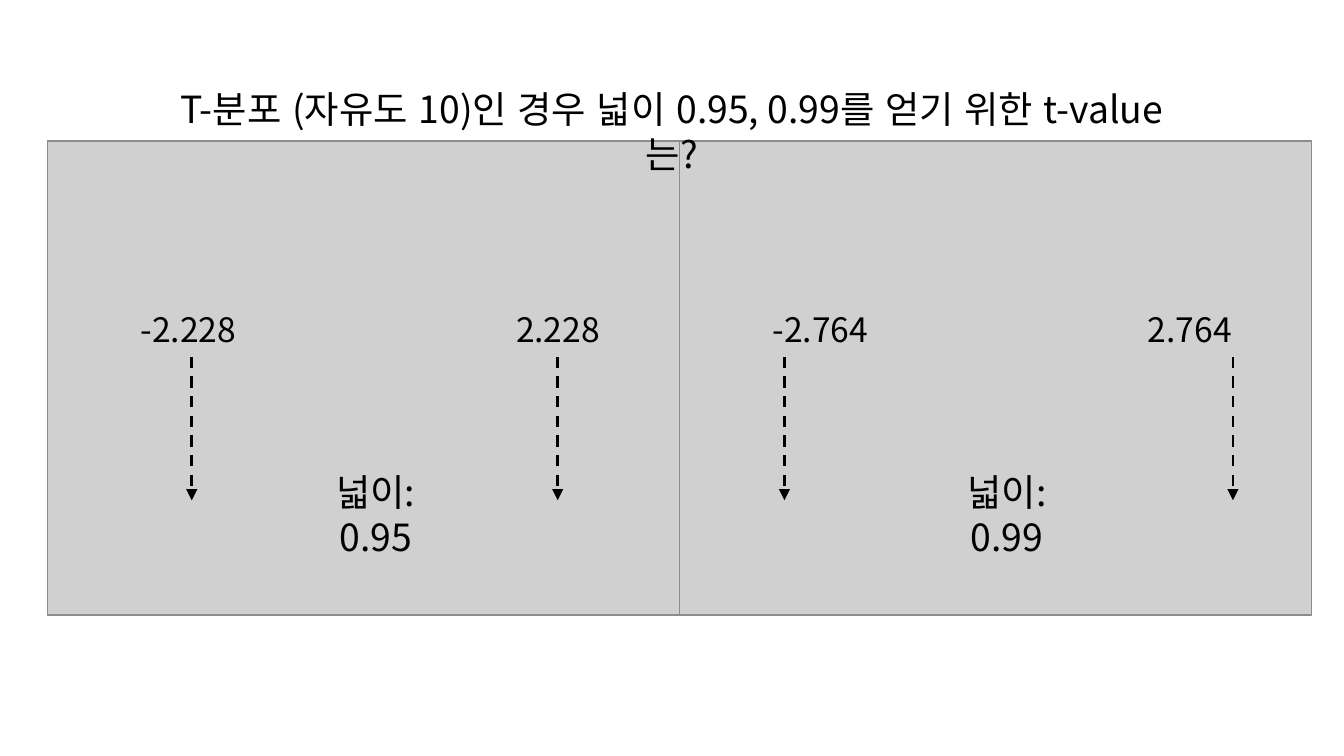
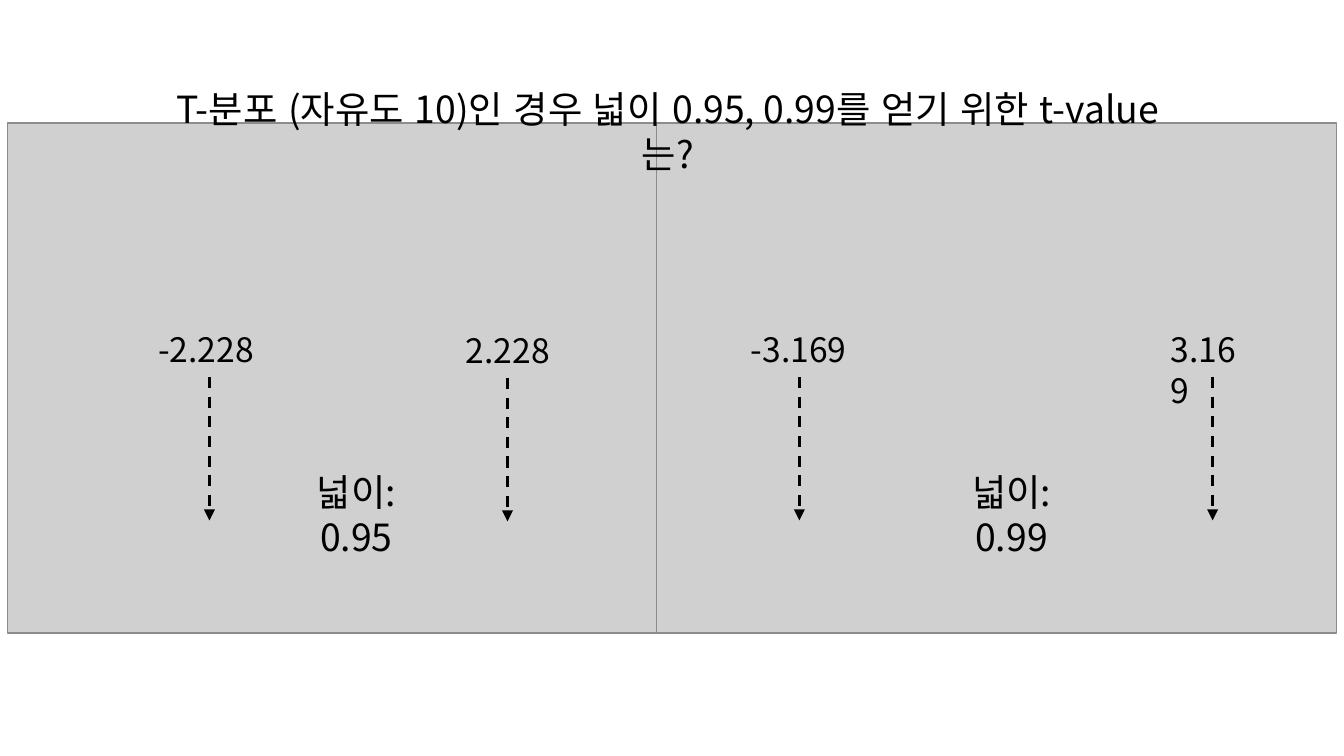
Before and after one commit to answeredbyablemind/answeredbyablemind.github.io, a slide deck: slide 5 of pics/2021-01-05-confidence_interval/pics.pptx. Drawn at 1344x756 pixels with LibreOffice and Linux fonts; fonts in the diff are those of the drawing; grey boxes stand for pictures. Boxes give left, top, right and bottom in pixels: in the first picture for what was removed or moved away, otherwise in the second. Text is boxed around its words. In the diff, an @@ line names an element or a change of style, - is before the commit and + after.

```diff
--- a/pics/2021-01-05-confidence_interval/pics.pptx
+++ b/pics/2021-01-05-confidence_interval/pics.pptx
@@ text "T-분포 (자유도 10)인 경우 넓이 ...": place and size @@
-text "T-분포 (자유도 10)인 경우 넓이 ..." at bbox=[181, 92, 1163, 130]
+text "T-분포 (자유도 10)인 경우 넓이 ..." at bbox=[177, 92, 1159, 133]
@@ picture: place and size @@
-picture at bbox=[47, 141, 679, 616]
+picture at bbox=[7, 122, 687, 633]
@@ picture: place and size @@
-picture at bbox=[680, 141, 1312, 616]
+picture at bbox=[656, 122, 1336, 633]
@@ text "-2.228": place and size @@
-text "-2.228" at bbox=[141, 317, 236, 343]
+text "-2.228" at bbox=[158, 337, 253, 363]
@@ text "2.228": place and size @@
-text "2.228" at bbox=[516, 317, 600, 343]
+text "2.228" at bbox=[466, 338, 550, 364]
@@ text removed at bbox=[1148, 317, 1232, 343] @@
-2.764
@@ text at bbox=[751, 337, 846, 363]: text changed @@
--2.764
+-3.169
@@ text added at bbox=[1171, 337, 1236, 363], 18 pt, text #000000 @@
+3.169
@@ arrow moved from (192, 358) - (192, 500) to (210, 378) - (210, 520) @@
@@ arrow moved from (558, 358) - (558, 500) to (508, 378) - (508, 521) @@
@@ arrow moved from (785, 358) - (785, 500) to (800, 378) - (800, 520) @@
@@ arrow moved from (1232, 358) - (1232, 500) to (1212, 378) - (1212, 520) @@
@@ text "넓이: 0.95": place and size @@
-text "넓이: 0.95" at bbox=[336, 475, 415, 552]
+text "넓이: 0.95" at bbox=[317, 475, 396, 552]
@@ text "넓이: 0.99": place and size @@
-text "넓이: 0.99" at bbox=[967, 475, 1046, 552]
+text "넓이: 0.99" at bbox=[972, 475, 1051, 552]
```
Also in this commit, not shown: 1 slide added, 4 other files.
